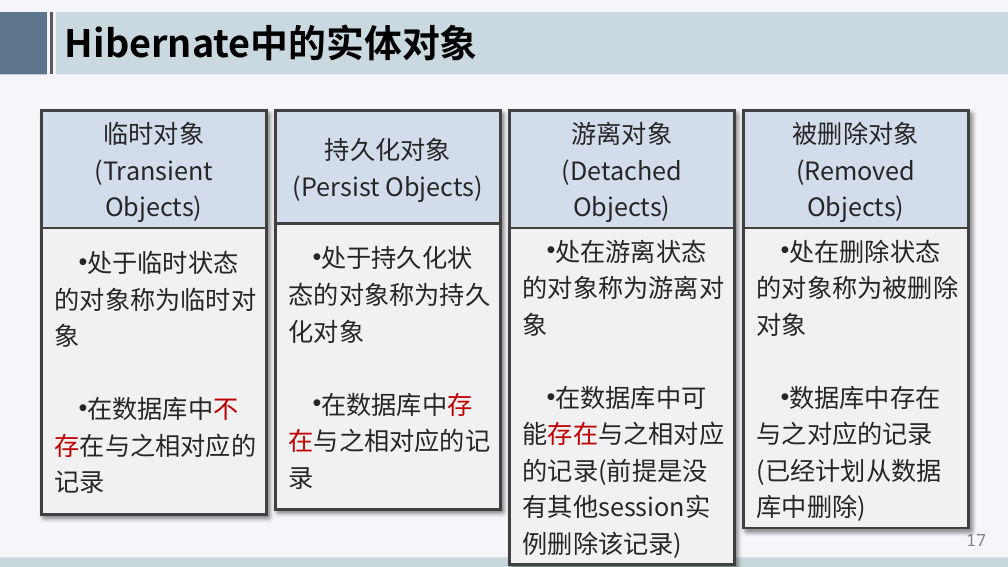
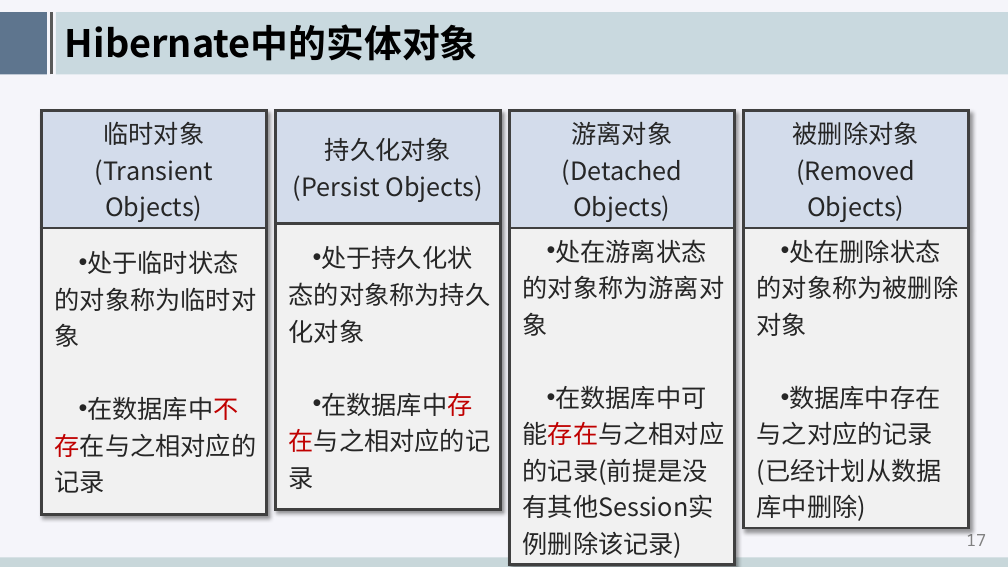
Before and after one commit to edu2act/course-hibernate, a slide deck: slide 18 of meterials/slides/ch07-manage-persistant-object.pptx. Drawn at 1008x567 pixels with LibreOffice and Linux fonts; fonts in the diff are those of the drawing; background and template pictures are left out. Boxes give left, top, right and bottom in pixels: in the first picture for what was removed or moved away, otherwise in the second. Text is boxed around its words. In the diff, an @@ line names an element or a change of style, - is before the commit and + after.

Commit message:
update ch07 slide

```diff
--- a/meterials/slides/ch07-manage-persistant-object.pptx
+++ b/meterials/slides/ch07-manage-persistant-object.pptx
@@ table at (510,111,735,522) @@
-row 2, column 1: 处在游离状态的对象称为游离对象 / 在数据库中可能存在与之相对应的记录(前提是没有其他session实例删除该记录)
+row 2, column 1: 处在游离状态的对象称为游离对象 / 在数据库中可能存在与之相对应的记录(前提是没有其他Session实例删除该记录)
```
Also in this commit, not shown: 4 other slides changed, 2 other files.
